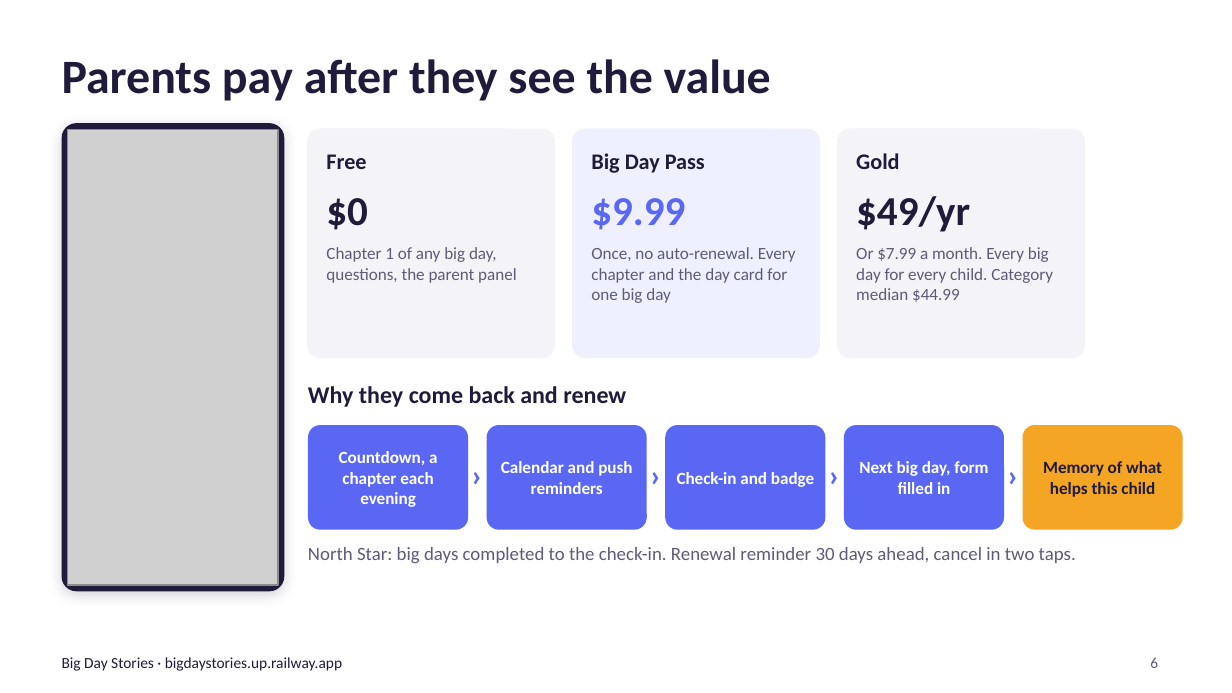
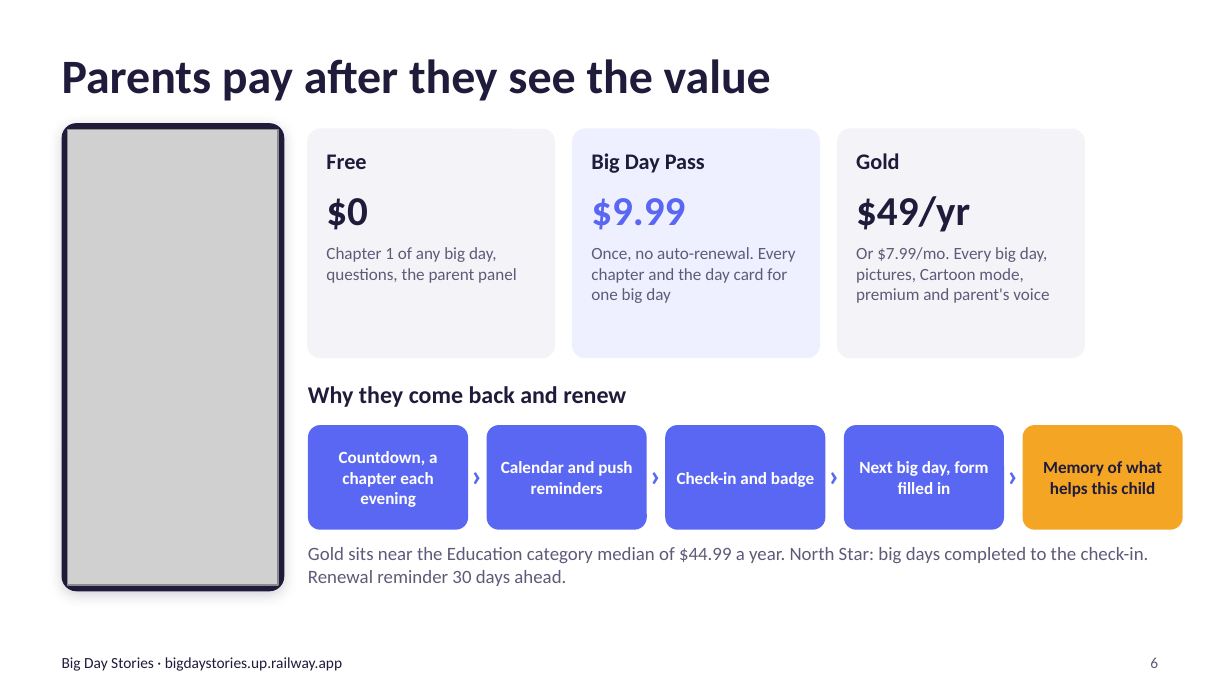
Before and after one commit to Adilm8/Hackathon, a slide deck: slide 6 of docs/pitch/deck/big-day-stories-deck-en.pptx. Drawn at 1232x693 pixels with LibreOffice and Linux fonts; fonts in the diff are those of the drawing; grey boxes stand for pictures. Boxes give left, top, right and bottom in pixels: in the first picture for what was removed or moved away, otherwise in the second. Text is boxed around its words. In the diff, an @@ line names an element or a change of style, - is before the commit and + after.

Commit message:
Decks and media for three levels: Gold with pictures, Cartoon mode and voices; Cartoon mode GIF and screenshots

```diff
--- a/docs/pitch/deck/big-day-stories-deck-en.pptx
+++ b/docs/pitch/deck/big-day-stories-deck-en.pptx
@@ text at (856,247,1049,303): text changed @@
-Or $7.99 a month. Every big day for every child. Category median $44.99
+Or $7.99/mo. Every big day, pictures, Cartoon mode, premium and parent's voice
@@ text at (308,547,1149,586): text changed @@
-North Star: big days completed to the check-in. Renewal reminder 30 days ahead, cancel in two taps.
+Gold sits near the Education category median of $44.99 a year. North Star: big days completed to the check-in. Renewal reminder 30 days ahead.
```
Also in this commit, not shown: 2 other slides changed, 34 other files.
